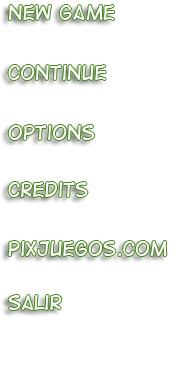
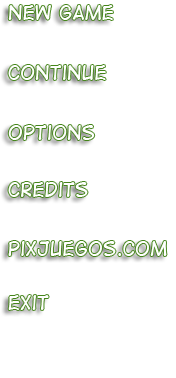
The second 176 × 378 image is a revision of the first. Changes to its layers:
renamed "new game continue options c" to "new game continue options credits pixjuegos.com Exit", painted on it over [8, 5, 116, 310]
